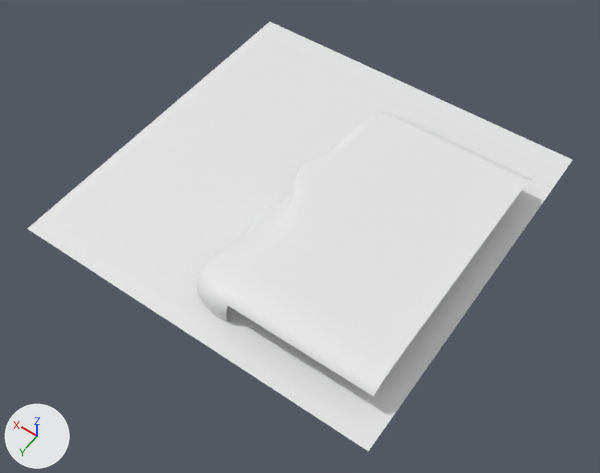
An edit to the Blender file Oanquan/pool_blank.blend, drawn before and after from the same camera.
Before and after are seen from a camera (50 mm lens) standing at (-40.9, 59.4, 80.1) and looking at (-1.4, 4.0, -6.9). The lights are fixed; the arrows at lower left show +X, +Y and +Z.

Names of what the first picture shows: 'Plane', 'land'.
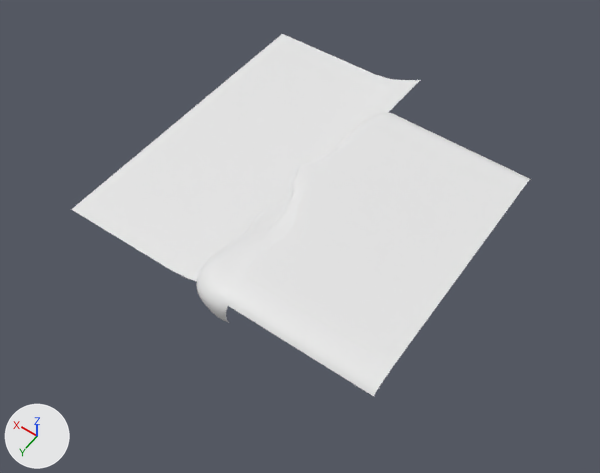
Boxes [x1, y1, x2, y2] around the edits, measured in the pictures (600 x 473 px):
```json
{"object": "Plane", "change": "hidden", "before": [27, 22, 572, 451]}
{"part": 1, "of": "me_cylinder_001", "change": "added", "after": [71, 34, 420, 281]}
{"part": 2, "of": "me_cylinder_001", "change": "shading changed", "before": [196, 112, 531, 396], "after": [196, 112, 531, 396]}
```

Scene script edits in JSON lines:
```json
{"block": "me_cylinder_001", "where": "# used by ob_land; location = (0.0, 0.0, 0.0)"}
{"block": "me_cylinder_001", "where": "# verts and faces of me_cylinder_001; kept vertices keep their numbers, new ones are numbered from 6183"}
{"op": "remove", "block": "me_cylinder_001", "code": "me_cylinder_001.from_pydata(...)  # 6183 vertices, 5998 faces, 4 loose edges; spans x -23.5..3.2, y -16.5..22.1, z -3.6..1.2"}
{"op": "add", "block": "me_cylinder_001", "code": "me_cylinder_001.from_pydata(...)  # 6195 vertices, 6003 faces, 4 loose edges; spans x -23.5..26.4, y -28.4..22.1, z -6.7..1.2"}
{"block": "me_cylinder_001", "change": "me_cylinder_001 part 1"}
{"op": "add", "block": "me_cylinder_001", "code": "verts[6183] = (-0.3, -28.4, -3.5)  # pixel (420, 79)"}
{"op": "add", "block": "me_cylinder_001", "code": "verts[6184] = (3.9, -28.4, -5.6)  # pixel (395, 79)"}
{"op": "add", "block": "me_cylinder_001", "code": "verts[6185] = (25.3, -28.4, -6.7)  # pixel (282, 33)"}
{"op": "add", "block": "me_cylinder_001", "code": "verts[6186] = (1.6, -28.4, -4.5)  # pixel (408, 79)"}
{"op": "add", "block": "me_cylinder_001", "code": "verts[6187] = (5.4, -28.4, -6.0)  # pixel (386, 77)"}
{"op": "add", "block": "me_cylinder_001", "code": "verts[6188] = (7.6, -28.4, -6.3)  # pixel (374, 73)"}
{"op": "add", "block": "me_cylinder_001", "code": "for new, old in zip([*range(6189, 6195)], [*range(6183, 6189)]): verts[new] = verts[old] + (1.1, 46.8, 0.1)"}
{"op": "add", "block": "me_cylinder_001", "code": "faces += [(6184, 6190, 6192, 6186), (6185, 6191, 6194, 6188), (6183, 6186, 6192, 6189), (6184, 6187, 6193, 6190), (6187, 6188, 6194, 6193)]  # smooth"}
{"block": "me_cylinder_001", "change": "me_cylinder_001 part 2: 5998 kept faces spanning x -23.5..3.2, y -16.5..22.1, z -3.6..1.2 are now shaded flat"}
{"op": "add", "block": "ob_plane", "code": "ob_plane.hide_set(True)"}
```
